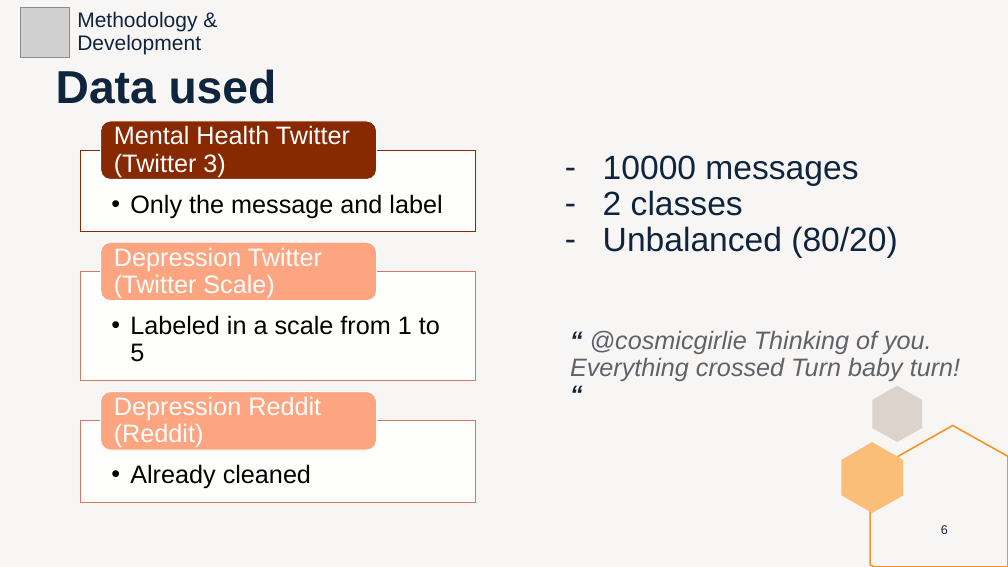
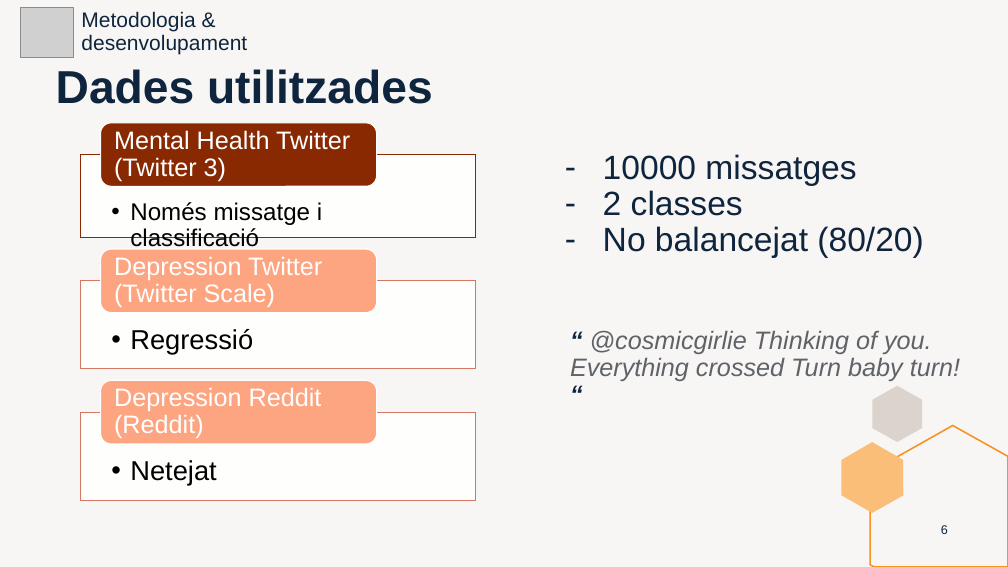
Before and after one commit to marti1999/TFG, a slide deck: slide 6 of informes/entrega final/presentation.pptx. Drawn at 1008x567 pixels with LibreOffice and Linux fonts; fonts in the diff are those of the drawing; grey boxes stand for pictures. Boxes give left, top, right and bottom in pixels: in the first picture for what was removed or moved away, otherwise in the second. Text is boxed around its words. In the diff, an @@ line names an element or a change of style, - is before the commit and + after.

```diff
--- a/informes/entrega final/presentation.pptx
+++ b/informes/entrega final/presentation.pptx
@@ picture: place and size @@
-picture at (20,8,70,57)
+picture at (20,8,74,57)
@@ text at (81,11,247,54): text changed @@
-Methodology & Development
+Metodologia & desenvolupament
@@ title at (56,69,433,104): text changed @@
-Data used
+Dades utilitzades
@@ rounded rectangle: place and size @@
-rounded rectangle at (101,121,377,179)
+rounded rectangle at (101,123,377,187)
@@ text "Mental Health Twitter (Twitter 3)": place and size @@
-text "Mental Health Twitter (Twitter 3)" at (114,125,350,177)
+text "Mental Health Twitter (Twitter 3)" at (114,130,350,182)
@@ rectangle: place and size @@
-rectangle at (81,150,476,231)
+rectangle at (81,154,476,237)
@@ text at (603,154,856,186): text changed @@
-– 10000 messages
+– 10000 missatges
@@ text removed at (130,194,442,219) @@
-  • Only the message and label
@@ text added at (130,202,322,251), 23 pt, text #000000 @@
+  • Només missatge i classificació
@@ text at (603,226,923,258): text changed @@
-– Unbalanced (80/20)
+– No balancejat (80/20)
@@ rounded rectangle: place and size @@
-rounded rectangle at (101,242,377,300)
+rounded rectangle at (101,250,377,313)
@@ text "Depression Twitter (Twitter Scale)": place and size @@
-text "Depression Twitter (Twitter Scale)" at (114,248,322,298)
+text "Depression Twitter (Twitter Scale)" at (114,257,322,307)
@@ rectangle: place and size @@
-rectangle at (81,271,476,381)
+rectangle at (81,281,476,369)
@@ text removed at (130,315,440,362) @@
-  • Labeled in a scale from 1 to 5
@@ text added at (130,329,253,353), 26 pt, text #000000 @@
+  • Regressió
@@ rounded rectangle: place and size @@
-rounded rectangle at (101,392,377,450)
+rounded rectangle at (101,380,377,444)
@@ text "Depression Reddit (Reddit)": place and size @@
-text "Depression Reddit (Reddit)" at (114,397,321,447)
+text "Depression Reddit (Reddit)" at (114,388,322,438)
@@ rectangle: place and size @@
-rectangle at (81,421,476,502)
+rectangle at (81,412,476,500)
@@ text removed at (130,464,311,489) @@
-  • Already cleaned
@@ text added at (130,460,216,485), 26 pt, text #000000 @@
+  • Netejat
```
Also in this commit, not shown: 22 other slides changed, 5 slides added, 5 slides removed, 1 other file.
